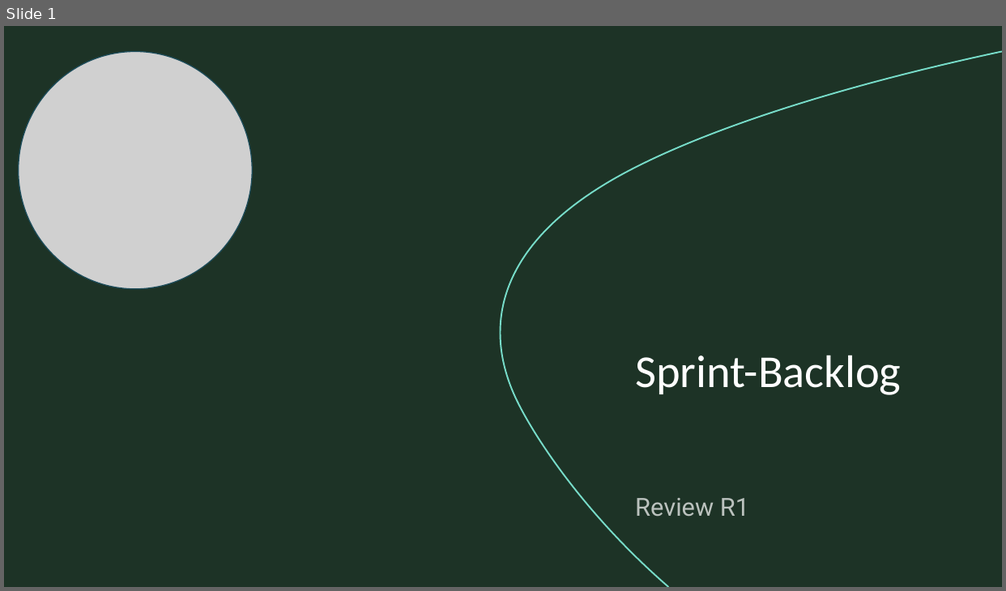
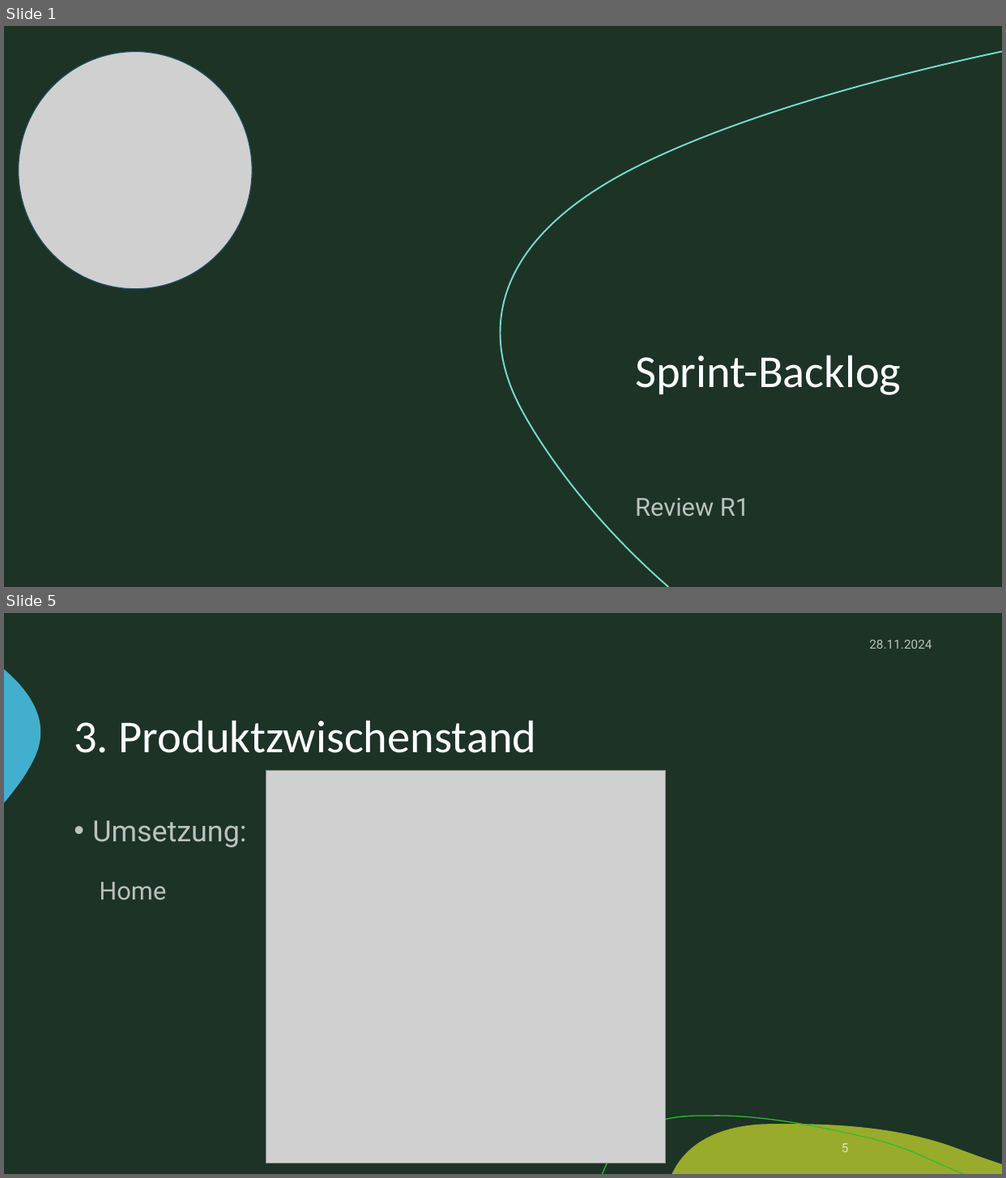
Before and after one commit to zIExpantion/ZumGelbenBach, a slide deck: Dokumente/Sprint-Backlog/Sprint-Backlog1.pptx. Shown one above the other, each under a label of ours: slide 1 before the commit, slides 1 and 5 after it; the slides between them are not shown. The pictures are 1006x591 and 1006x1178 pixels, drawn with LibreOffice and Linux fonts; fonts in the diff are those of the drawing; grey boxes stand for pictures; background and template pictures are left out. Boxes give left, top, right and bottom in pixels: in the first picture for what was removed or moved away, otherwise in the second. Text is boxed around its words. In the diff, an @@ line names an element or a change of style, - is before the commit and + after.

```diff
--- a/Dokumente/Sprint-Backlog/Sprint-Backlog1.pptx
+++ b/Dokumente/Sprint-Backlog/Sprint-Backlog1.pptx
@@ slide 5 added at box(4, 613, 1002, 1174), background #1D3326; not listed: 3 template elements that a slide beside it also shows @@
@@ text added at box(869, 640, 931, 649), 12 pt, text #FFFFFF at 70% opacity @@
+28.11.2024
@@ title added at box(74, 720, 537, 753), 44 pt, text #FFFFFF @@
+3. Produktzwischenstand
@@ picture added at box(266, 771, 666, 1163) @@
@@ text added at box(92, 820, 246, 848), 28 pt, text #FFFFFF at 70% opacity @@
+• Umsetzung:
@@ text added at box(99, 882, 166, 901), 24 pt, text #FFFFFF at 70% opacity @@
+Home
@@ page number added at box(842, 1144, 849, 1152), 12 pt, text #FFFFFF at 70% opacity @@
+5
```
Also in this commit, not shown: 15 slides changed, 1 other slide added.
